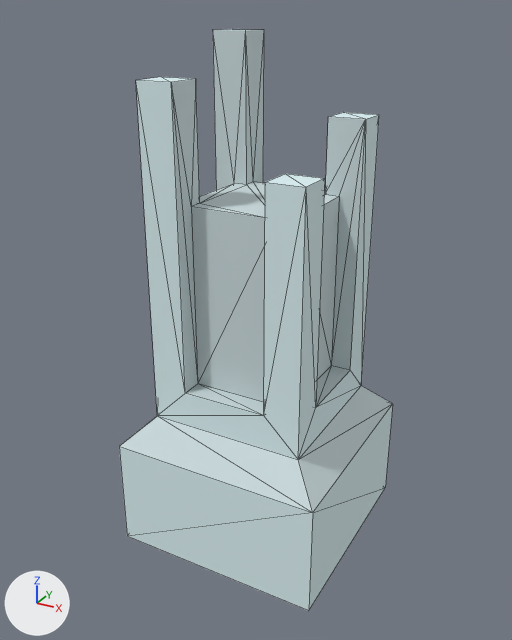
Before and after pictures for a commit that changed the glTF model samples/scenery/column-ruin.glb.
The view is the same before and after, from a camera (50 mm lens) standing at (1.027, -1.92, 1.742) and looking at (-0.013, -0.029, 0.797). The lights are fixed; the arrows at lower left show +X, +Y and +Z. The older version comes first. Mesh edges are drawn as thin lines. Where no turn or scale is listed for an object, it has been applied to the vertices.

The first picture shows 'statue_columnDamaged'.
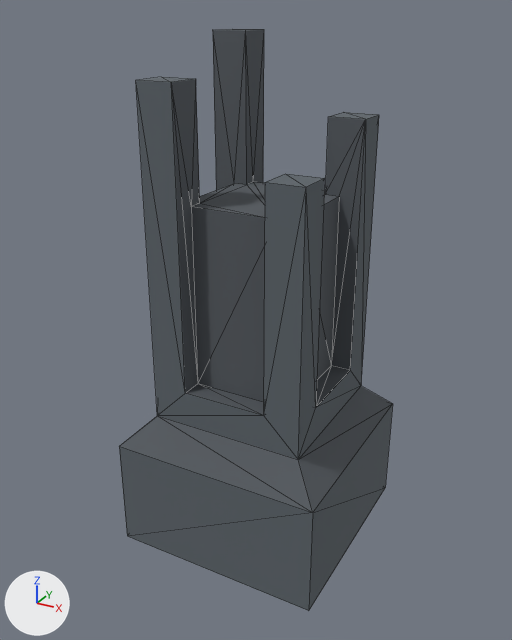
Pixel boxes (x1, y1, x2, y2) of what changed, in the pictures (512 x 640 px):
'statue_columnDamaged', recoloured (light grey to dark grey)
    both: (119, 29, 393, 611)

What changed in the scene script:
```text
Change mat_stonedark:
    mat_stonedark.base_color: (0.604, 0.71, 0.729) -> (0.0906, 0.103, 0.117)  # light grey #ccdbde -> dark grey #555a60
Change mat_stone:
    mat_stone.base_color: (0.722, 0.886, 0.91) -> (0.108, 0.129, 0.146)  # pale blue #ddf2f5 -> dark grey #5c656b
```
